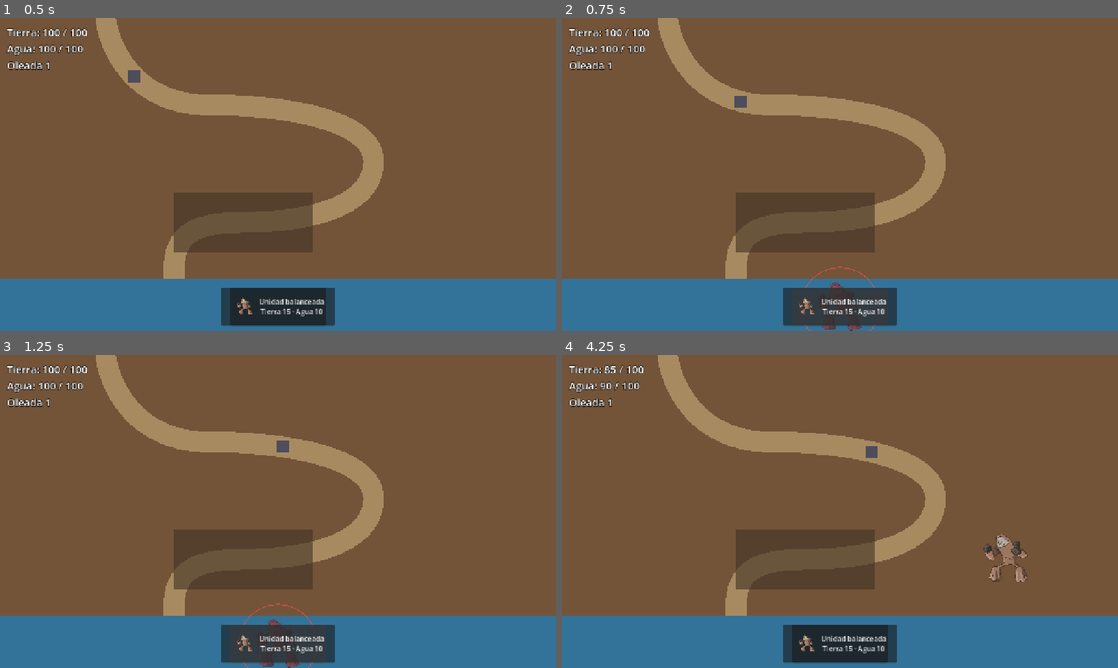
Above: before the commit, frames 1-4 (two rows, left to right).
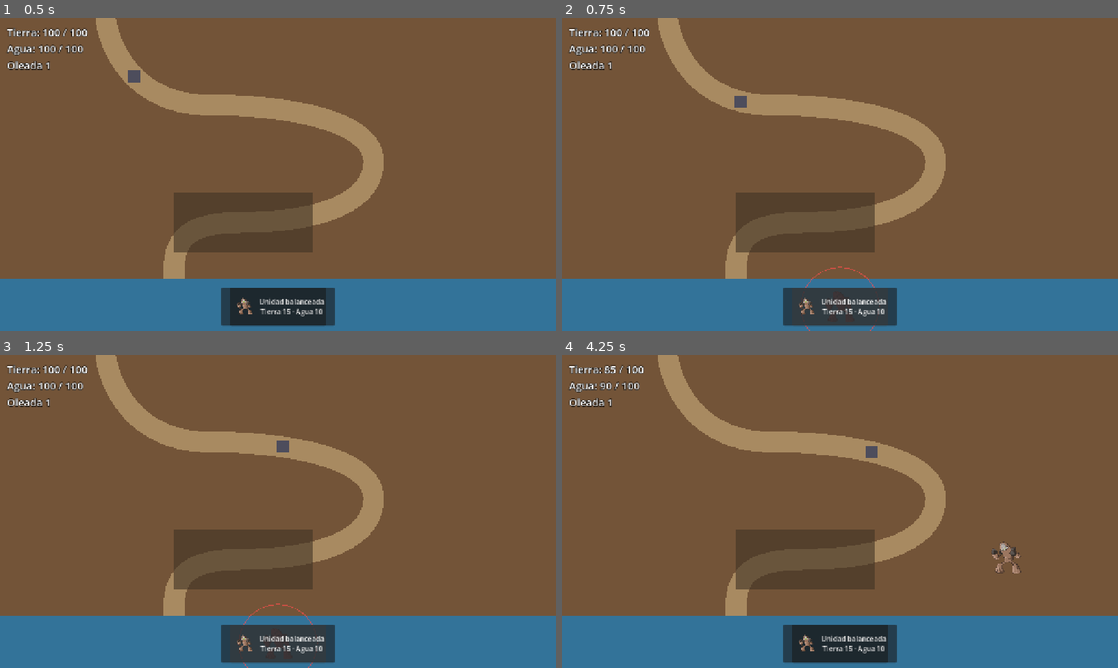
Above: after the commit, the same moments.

Repository: iagoziploc/barros-raros
Game: Godot game, scene res://tests/dialogue_test.tscn
The game is run twice, just before and just after one commit, with the same random seed, the same clock (stepped at 60 frames per second) and the same inputs. This scene is started directly instead of the project's main scene.
Inputs (mouse positions are in pixels of both pictures, inside the frame that each line leads up to):
- Up to frame 1 (0.5 s): no input
- Up to frame 2 (0.75 s): click "Unidad balanceada Tierra 15 ·…" at 0.5 s
- Up to frame 3 (1.25 s): no input
- Up to frame 4 (4.25 s): click "Unidad balanceada Tierra 15 ·…" at 1.25 s; click "Unidad balanceada Tierra 15 ·…" at 2 s; tap Enter (ui_accept) at 2.75, 3.02, 3.77 s; move the mouse to (812, 574) at 2.77 s; tap R at 2.85 s; click (812, 574) at 2.92 s; move the mouse to (1006, 558) at 3.52 s; tap 1 at 3.6 s; click (1006, 558) at 3.67 s

Frame 1 is identical in both runs. In frame 2, less than 0.1% of the frame differs, in the area x 46-54%, y 84-100%; in frame 3, less than 0.1%; in frame 4, 0.5%, in the area x 75-84%, y 57-73%.
Error in both runs: Invalid access to property or key 'process_frame' on a base object of type 'null instance'. (res://tests/dialogue_test.gd:82)

Commit message:
Audios .ogg asignados, área del golpe más grande y vista de depuración
- Música del nivel: bgm_partida.ogg; nacimiento y golpe de la balanceada en SFX/*.ogg
- Se borra assets/audio/provisorio (ya nada lo usa)
- Balanceada: splash_radius 60 (los enemigos van separados ~60 px) y escala 0.2
- Unit.show_debug_areas: dibuja el alcance y el área de cada golpe para ajustar a ojo

Co-Authored-By: Claude Opus 5.5 <noreply@anthropic.com>

Diff:
--- a/data/units/balanceado.tres
+++ b/data/units/balanceado.tres
@@ -3,8 +3,8 @@
 [ext_resource type="Script" uid="uid://cubnlpgl5dsf3" path="res://entities/units/unit_data.gd" id="1"]
 [ext_resource type="Texture2D" uid="uid://2ogrx87a21w8" path="res://assets/art/provisorio/unidad_1.png" id="2_texture"]
 [ext_resource type="SpriteFrames" uid="uid://fpd4v6ikoc2w" path="res://data/units/balanceado_frames.tres" id="3_db1de"]
-[ext_resource type="AudioStream" uid="uid://hmwingi8o40k" path="res://assets/audio/provisorio/unidad_nace.wav" id="3_sound"]
-[ext_resource type="AudioStream" uid="uid://dc5cuglo00gps" path="res://assets/audio/SFX/unidad_piñas.ogg" id="4_hit_sound"]
+[ext_resource type="AudioStream" uid="uid://jscv5ismdwu7" path="res://assets/audio/SFX/unidad_nacimiento.ogg" id="3_ecbj8"]
+[ext_resource type="AudioStream" uid="uid://dc5cuglo00gps" path="res://assets/audio/SFX/unidad_hit.ogg" id="4_hit_sound"]
 
 [resource]
 script = ExtResource("1")
@@ -12,9 +12,9 @@
 earth_cost = 15
 hit_damages = Array[int]([1, 3])
 hit_frames = Array[int]([4, 8])
-splash_radius = 24.0
+splash_radius = 60.0
 sprite_frames = ExtResource("3_db1de")
 texture = ExtResource("2_texture")
-sprite_scale = 0.3
-spawn_sound = ExtResource("3_sound")
+sprite_scale = 0.2
+spawn_sound = ExtResource("3_ecbj8")
 hit_sound = ExtResource("4_hit_sound")
--- a/default_bus_layout.tres
+++ b/default_bus_layout.tres
@@ -6,17 +6,11 @@
 bus/1/solo = false
 bus/1/mute = false
 bus/1/bypass_fx = false
-bus/1/volume_db = -8.875755
+bus/1/volume_db = -12.153925
 bus/1/send = &"Master"
 bus/2/name = &"SFX"
 bus/2/solo = false
 bus/2/mute = false
 bus/2/bypass_fx = false
-bus/2/volume_db = -2.7880087
+bus/2/volume_db = 0.06726074
 bus/2/send = &"Master"
-bus/3/name = &"AMB"
-bus/3/solo = false
-bus/3/mute = false
-bus/3/bypass_fx = false
-bus/3/volume_db = 0.0
-bus/3/send = &"Master"
--- a/entities/units/unit.gd
+++ b/entities/units/unit.gd
@@ -10,10 +10,19 @@
 signal built(unit: Unit)
 
 const BUILDING_COLOR := Color(1.0, 1.0, 1.0, 0.45)
+const DEBUG_HIT_COLOR := Color(1.0, 0.9, 0.3)
 
 @export var data: UnitData
+## Herramienta de depuración: dibuja el alcance y, en cada golpe, el área (`splash_radius`)
+## alrededor del objetivo. Se activa en el inspector de unit.tscn.
+@export var show_debug_areas := false
 
 var is_built := false
+
+# Para show_debug_areas: dónde fue el último golpe (en coordenadas de la unidad)
+# y qué tan visible queda el círculo (1 = recién, 0 = ya se borró).
+var _debug_hit_position := Vector2.ZERO
+var _debug_hit_alpha := 0.0
 
 # Segundos que faltan para terminar de construirse.
 var _build_time_left := 0.0
@@ -133,6 +142,8 @@
 		if enemy == target or distance <= data.splash_radius:
 			enemy.take_damage(damage)
 	_play_sound(_hit_sound, data.hit_sound)
+	if show_debug_areas:
+		_show_debug_hit(target.global_position)
 
 
 ## Devuelve el enemigo dentro del rango con mayor `progress`, o null si no hay ninguno.
@@ -173,6 +184,31 @@
 		_next_hit += 1
 
 
+## Con show_debug_areas: el círculo de alcance y, si hubo un golpe reciente, su área.
+func _draw() -> void:
+	if not show_debug_areas:
+		return
+	draw_arc(Vector2.ZERO, data.attack_range, 0.0, TAU, 64, Color(1, 1, 1, 0.3), 1.0)
+	if _debug_hit_alpha > 0.0:
+		var color := Color(DEBUG_HIT_COLOR, _debug_hit_alpha)
+		draw_circle(_debug_hit_position, maxf(data.splash_radius, 3.0), Color(color, 0.25 * _debug_hit_alpha))
+		draw_arc(_debug_hit_position, maxf(data.splash_radius, 3.0), 0.0, TAU, 48, color, 2.0)
+
+
+## Marca el área del golpe en `global_point` y la desvanece en medio segundo.
+func _show_debug_hit(global_point: Vector2) -> void:
+	_debug_hit_position = to_local(global_point)
+	_debug_hit_alpha = 1.0
+	# tween_method llama a la función con valores que van de 1 a 0 durante 0,5 s.
+	create_tween().tween_method(_set_debug_hit_alpha, 1.0, 0.0, 0.5)
+
+
+## Usada por el tween de _show_debug_hit: actualiza la transparencia y redibuja.
+func _set_debug_hit_alpha(alpha: float) -> void:
+	_debug_hit_alpha = alpha
+	queue_redraw()
+
+
 ## Al terminar cualquier animación sin loop (como "hit"), vuelve a "idle".
 func _on_sprite_animation_finished() -> void:
 	_sprite.play("idle")
--- a/entities/units/unit.tscn
+++ b/entities/units/unit.tscn
@@ -18,7 +18,7 @@
 [node name="SpawnSound" type="AudioStreamPlayer2D" parent="." unique_id=562840973]
 bus = &"SFX"
 
-[node name="HitSound" type="AudioStreamPlayer2D" parent="."]
+[node name="HitSound" type="AudioStreamPlayer2D" parent="." unique_id=337896579]
 bus = &"SFX"
 
 [node name="BuildProgress" type="ProgressBar" parent="." unique_id=649680420]
--- a/levels/level_01/level_01.tscn
+++ b/levels/level_01/level_01.tscn
@@ -10,7 +10,7 @@
 [ext_resource type="PackedScene" path="res://ui/build_bar/build_bar.tscn" id="8_build_bar"]
 [ext_resource type="PackedScene" path="res://ui/dialogue_box/dialogue_box.tscn" id="9_dialogue_box"]
 [ext_resource type="Script" uid="uid://bh220m175npvt" path="res://systems/dialogue/dialogue.gd" id="10_dialogue"]
-[ext_resource type="AudioStream" uid="uid://w4djr7njaixv" path="res://assets/audio/provisorio/bgm2.wav" id="11_cfw67"]
+[ext_resource type="AudioStream" uid="uid://v6624hfvsow1" path="res://assets/audio/BGM/bgm_partida.ogg" id="11_cfw67"]
 [ext_resource type="Resource" uid="uid://dbcs02v22kb4v" path="res://data/dialogues/intro.tres" id="11_intro"]
 [ext_resource type="Resource" uid="uid://or5dwh6iiy8" path="res://data/dialogues/wave_01.tres" id="12_wave_01_dialogue"]
 [ext_resource type="Resource" uid="uid://cx22u28s6x00l" path="res://data/dialogues/ending.tres" id="13_ending"]
Not shown, changed: assets/audio/BGM/bgm_menu.ogg.import
Not shown, changed: assets/audio/BGM/bgm_partida.ogg.import
Not shown, added: assets/audio/SFX/unidad_hit.ogg.import
Not shown, removed: assets/audio/SFX/unidad_piñas.ogg.import
Not shown, removed: assets/audio/provisorio/bgm1.wav.import
Not shown, removed: assets/audio/provisorio/bgm2.wav.import
Not shown, removed: assets/audio/provisorio/unidad_nace.wav.import
Not shown, added: assets/audio/SFX/unidad_hit.ogg
Not shown, removed: assets/audio/provisorio/bgm1.wav
Not shown, removed: assets/audio/provisorio/bgm2.wav
Not shown, removed: assets/audio/provisorio/unidad_nace.wav
